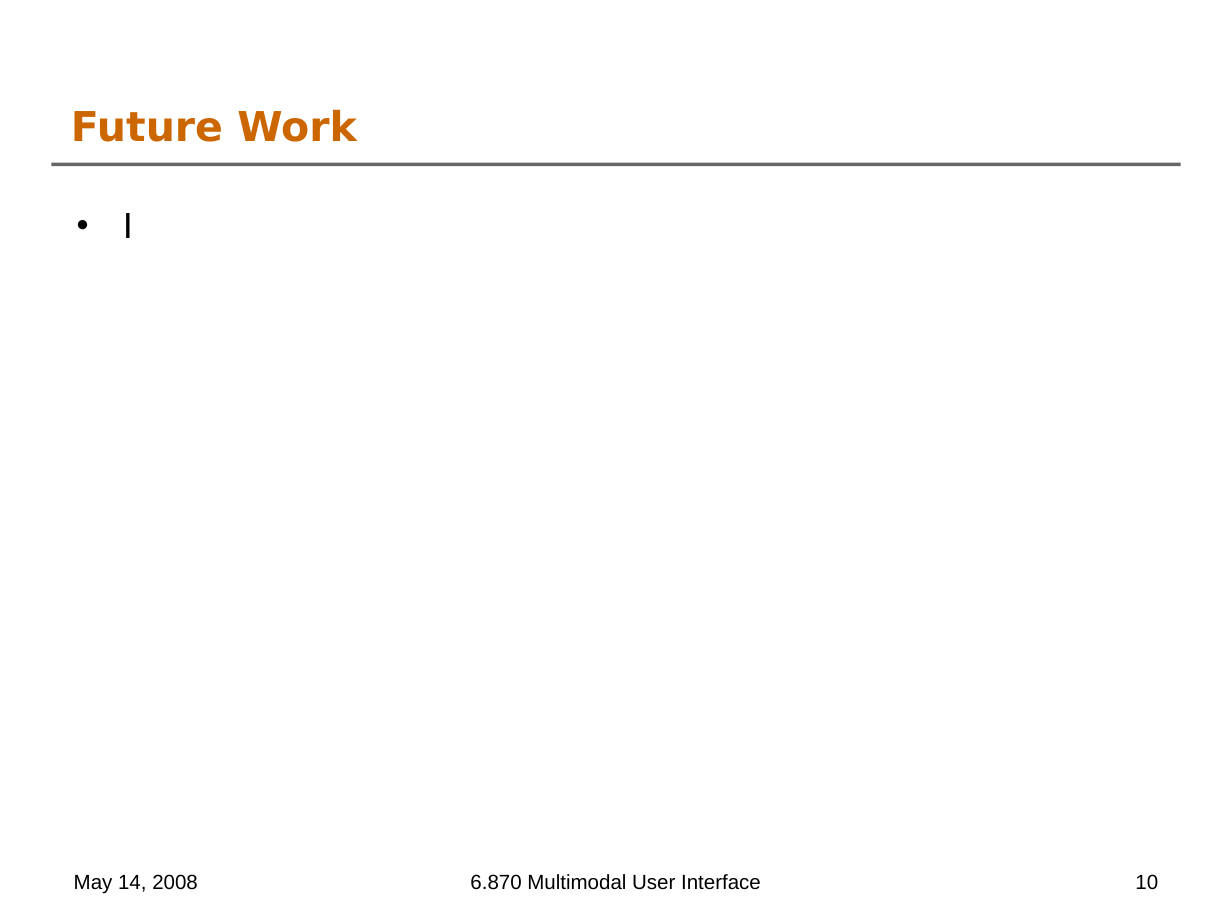
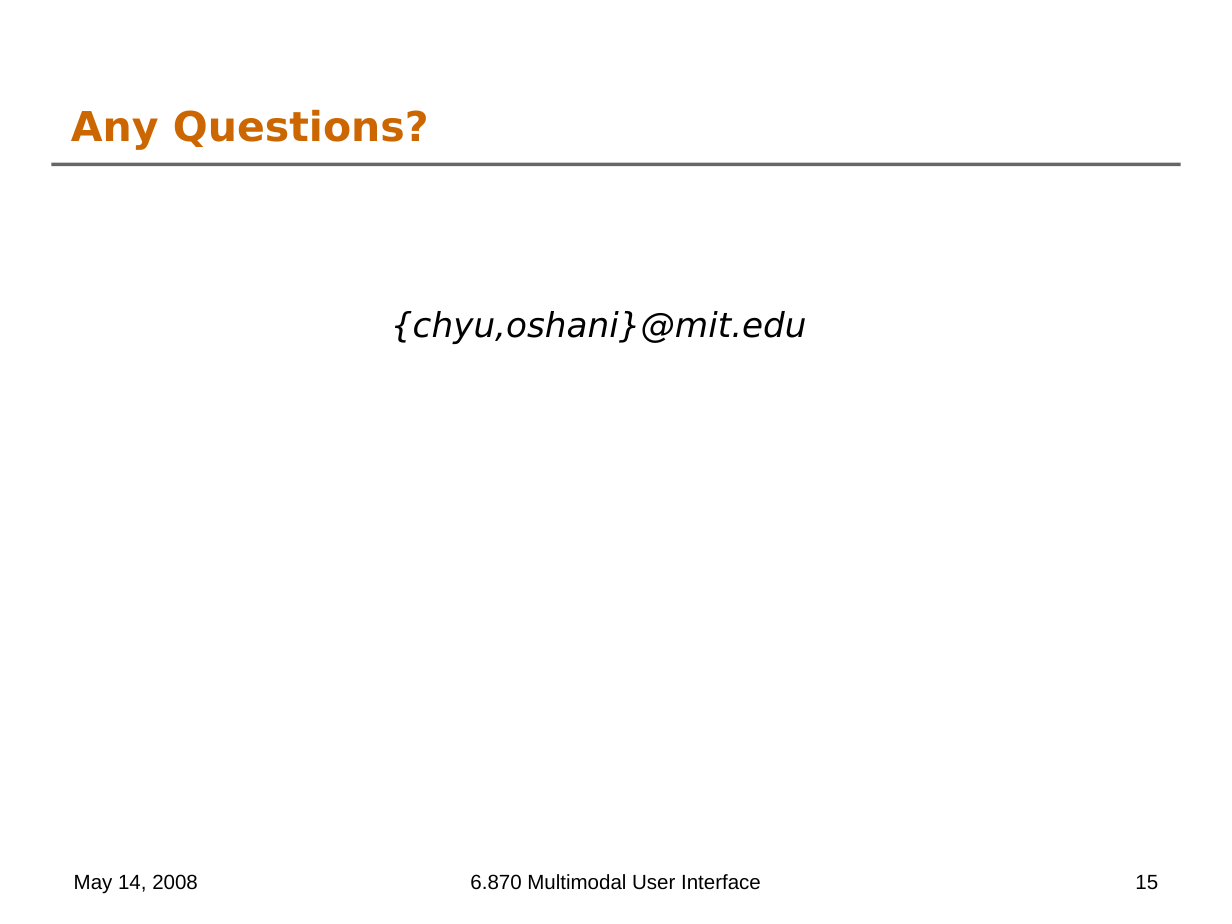
Before and after one commit to oshanis/webnnel, a slide deck: slide 15 of docs/6.870 Final Project Presentation.ppt (slide 10 before the commit). Drawn at 1232x924 pixels with LibreOffice and Linux fonts; fonts in the diff are those of the drawing; background and template pictures are left out. Boxes give left, top, right and bottom in pixels: in the first picture for what was removed or moved away, otherwise in the second. Text is boxed around its words. In the diff, an @@ line names an element or a change of style, - is before the commit and + after.

```diff
--- a/docs/6.870 Final Project Presentation.ppt
+++ b/docs/6.870 Final Project Presentation.ppt
@@ title at box(71, 109, 429, 150): text changed @@
-Future Work
+Any Questions?
@@ text at box(391, 311, 807, 344): text changed; italic on @@
-• I
+{chyu,oshani}@mit.edu
@@ page number at box(1135, 875, 1158, 890): text changed @@
-10
+15
```
Also in this commit, not shown: 3 other slides changed, 2 slides added.
